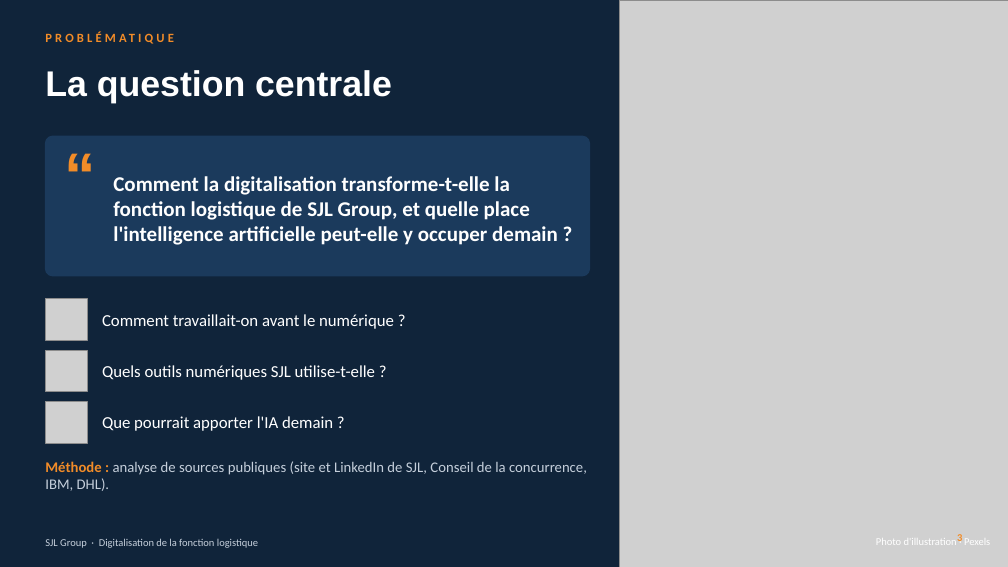
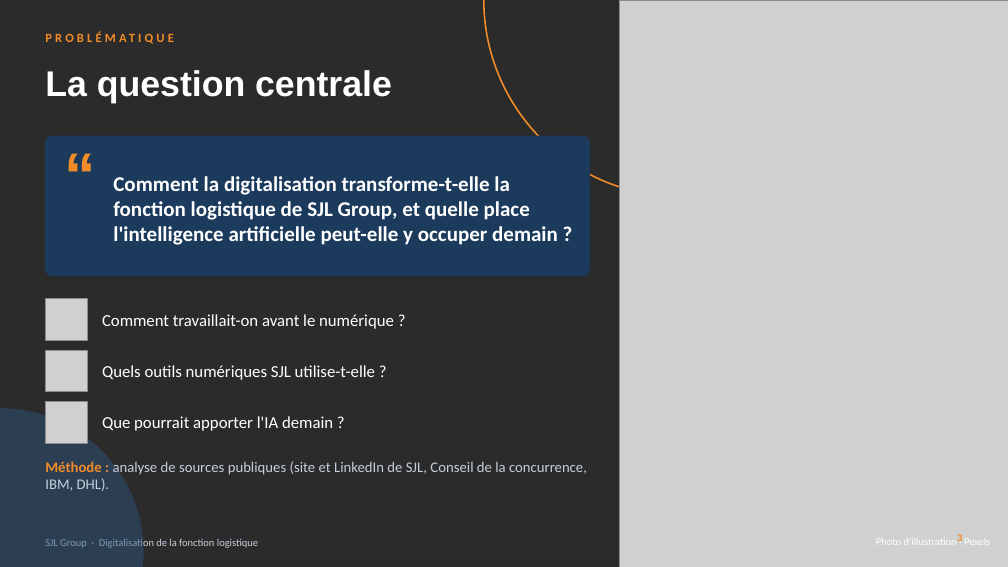
Before and after one commit to boufaskhalid75-hub/abdrahime, a slide deck: slide 3 of presentation-sjl/SJL_Digitalisation_Logistique.pptx. Drawn at 1008x567 pixels with LibreOffice and Linux fonts; fonts in the diff are those of the drawing; grey boxes stand for pictures; background and template pictures are left out; a plain dark background stands for a picture behind light text. Boxes give left, top, right and bottom in pixels: in the first picture for what was removed or moved away, otherwise in the second. Text is boxed around its words. In the diff, an @@ line names an element or a change of style, - is before the commit and + after.

```diff
--- a/presentation-sjl/SJL_Digitalisation_Logistique.pptx
+++ b/presentation-sjl/SJL_Digitalisation_Logistique.pptx
@@ background #10243A to picture (left out) @@
@@ ellipse added at [484, 0, 877, 197], outline #F28C28 1.5 pt @@
@@ ellipse added at [0, 408, 144, 567], fill #2F5683 at 45% opacity @@
```
Also in this commit, not shown: 19 other slides changed, 4 other files.
